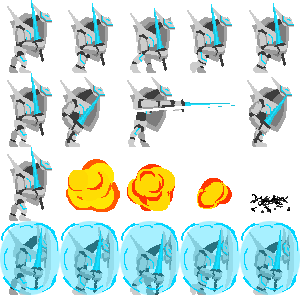
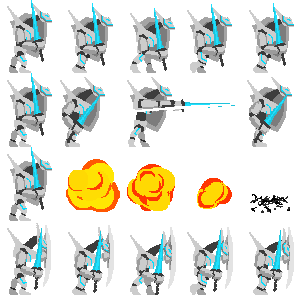
The second 300×295 image is a revision of the first. Changes to its layers:
removed layer "Layer 6" (1st of 5, in "Group 3 copy" › "Group 2 copy 13" › "Group 1 copy 8") (was 35%) from group "Group 1 copy 8" over bbox(240, 221, 300, 295)
removed layer "Layer 5" (1st of 5, in "Group 3 copy" › "Group 2 copy 13" › "Group 1 copy 8") from group "Group 1 copy 8" over bbox(241, 223, 298, 292)
removed layer "Layer 6" (2nd of 5, in "Group 3 copy" › "Group 2 copy 12" › "Group 1 copy 7") (was 35%) from group "Group 1 copy 7" over bbox(180, 221, 240, 295)
removed layer "Layer 5" (2nd of 5, in "Group 3 copy" › "Group 2 copy 12" › "Group 1 copy 7") from group "Group 1 copy 7" over bbox(181, 223, 238, 292)
removed layer "Layer 6" (3rd of 5, in "Group 3 copy" › "Group 2 copy 11" › "Group 1 copy 6") (was 35%) from group "Group 1 copy 6" over bbox(120, 221, 180, 295)
removed layer "Layer 5" (3rd of 5, in "Group 3 copy" › "Group 2 copy 11" › "Group 1 copy 6") from group "Group 1 copy 6" over bbox(121, 223, 178, 292)
removed layer "Layer 6" (4th of 5, in "Group 3 copy" › "Group 2 copy 10" › "Group 1 copy 5") (was 35%) from group "Group 1 copy 5" over bbox(60, 221, 120, 295)
removed layer "Layer 5" (4th of 5, in "Group 3 copy" › "Group 2 copy 10" › "Group 1 copy 5") from group "Group 1 copy 5" over bbox(61, 223, 118, 292)
removed layer "Layer 6" (5th of 5, in "Group 3 copy" › "Group 2" › "Group 1 copy 4") (was 35%) from group "Group 1 copy 4" over bbox(0, 221, 60, 295)
removed layer "Layer 5" (5th of 5, in "Group 3 copy" › "Group 2" › "Group 1 copy 4") from group "Group 1 copy 4" over bbox(1, 223, 58, 292)
